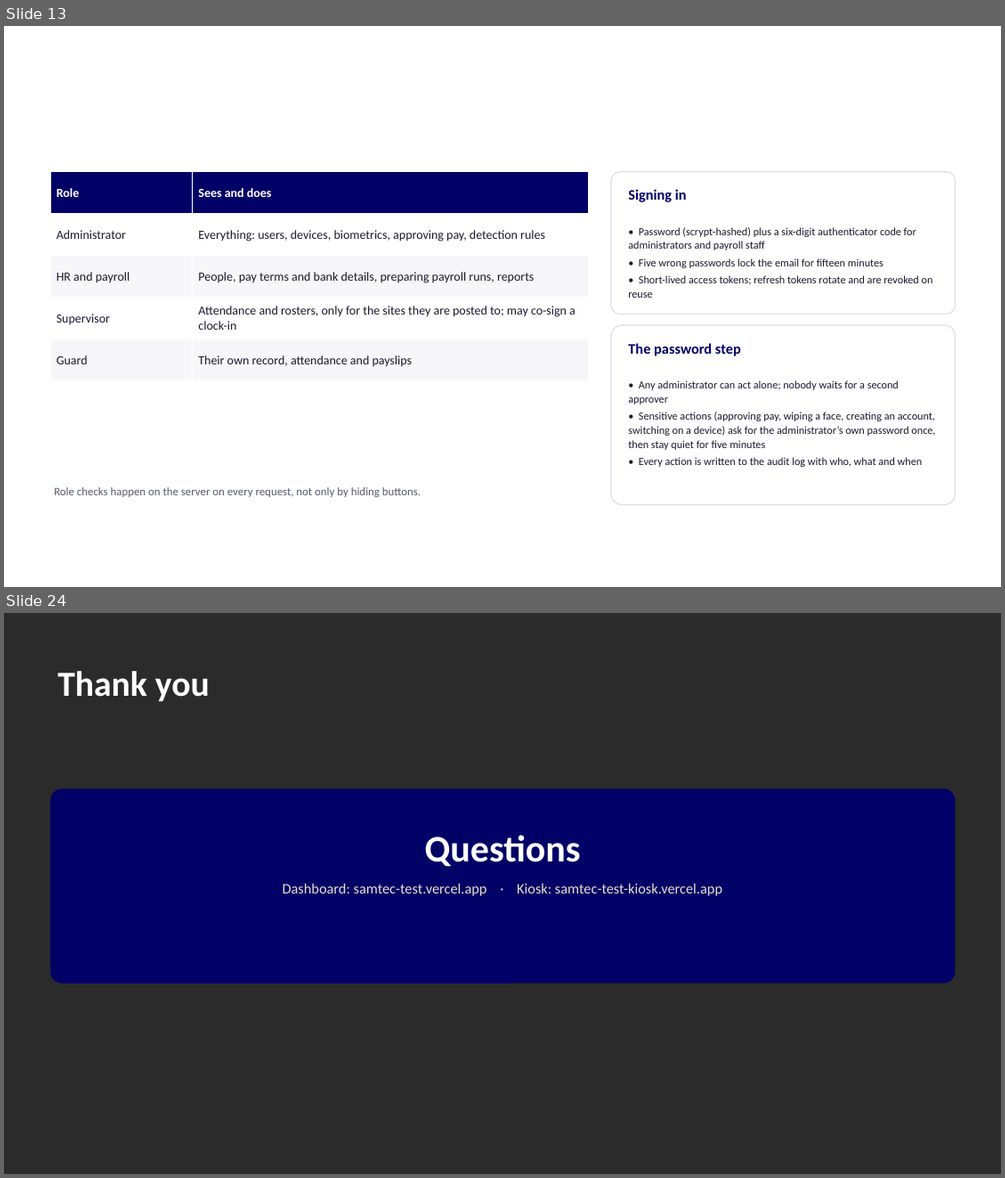
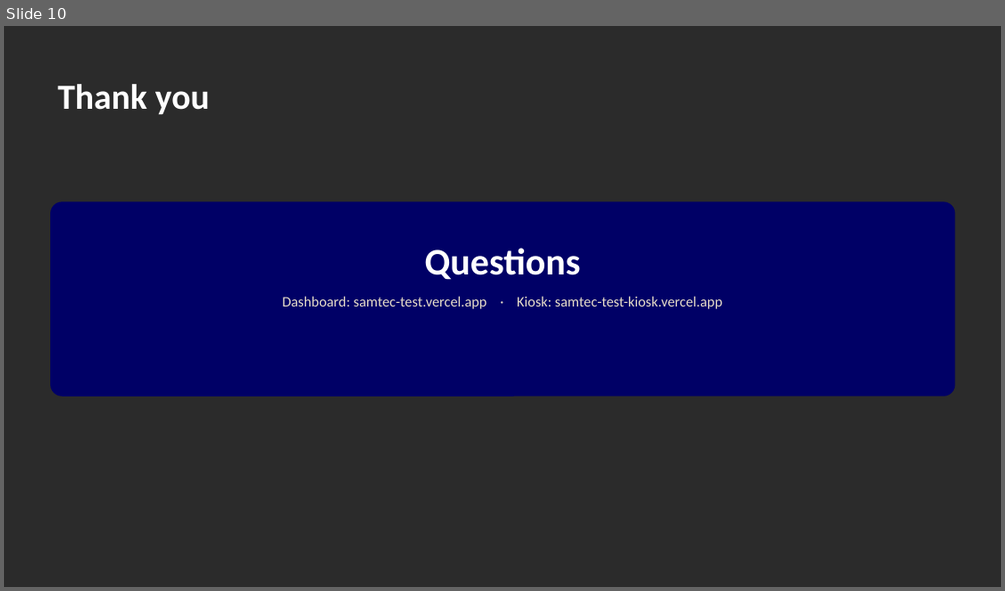
Before and after one commit to TEAM-DEVV/samtec-security-system, a slide deck: docs/guides/SAMTEC-defence-slides.pptx. Shown one above the other, each under a label of ours: slides 13 and 24 before the commit, slide 10 after it; the slides between them are not shown. The pictures are 1005x1178 and 1005x591 pixels, drawn with LibreOffice and Linux fonts; fonts in the diff are those of the drawing; background and template pictures are left out; a plain dark background stands for a picture behind light text. Boxes give left, top, right and bottom in pixels: in the first picture for what was removed or moved away, otherwise in the second. Text is boxed around its words. In the diff, an @@ line names an element or a change of style, - is before the commit and + after.

```diff
--- a/docs/guides/SAMTEC-defence-slides.pptx
+++ b/docs/guides/SAMTEC-defence-slides.pptx
@@ slide 13 removed at (4, 26, 1001, 587), background picture (left out) @@
@@ table removed at (50, 172, 589, 381), 5 rows, 2 columns @@
-Role | Sees and does
-Administrator | Everything: users, devices, biometrics, approving pay, detection rules
-HR and payroll | People, pay terms and bank details, preparing payroll runs, reports
-Supervisor | Attendance and rosters, only for the sites they are posted to; may co-sign a clock-in
-Guard | Their own record, attendance and payslips
@@ rounded rectangle removed at (611, 172, 955, 313) @@
@@ title removed at (225, 188, 244, 197) @@
-Identity and access
@@ text removed at (628, 189, 687, 202) @@
-Signing in
@@ text removed at (628, 227, 933, 297) @@
-• Password (scrypt-hashed) plus a six-digit authenticator code for administrators and payroll staff
-• Five wrong passwords lock the email for fifteen minutes
-• Short-lived access tokens; refresh tokens rotate and are revoked on reuse
@@ rounded rectangle removed at (611, 325, 955, 505) @@
@@ text removed at (628, 343, 741, 356) @@
-The password step
@@ text removed at (628, 380, 935, 467) @@
-• Any administrator can act alone; nobody waits for a second approver
-• Sensitive actions (approving pay, wiping a face, creating an account, switching on a device) ask for the administrator’s own password once, then stay quiet for five minutes
-• Every action is written to the audit log with who, what and when
@@ text removed at (54, 487, 421, 497) @@
-Role checks happen on the server on every request, not only by hiding buttons.
@@ what was slide 24 is now slide 10 @@
```
Also in this commit, not shown: 2 slides changed, 6 slides added, 19 other slides removed, 1 other file.
